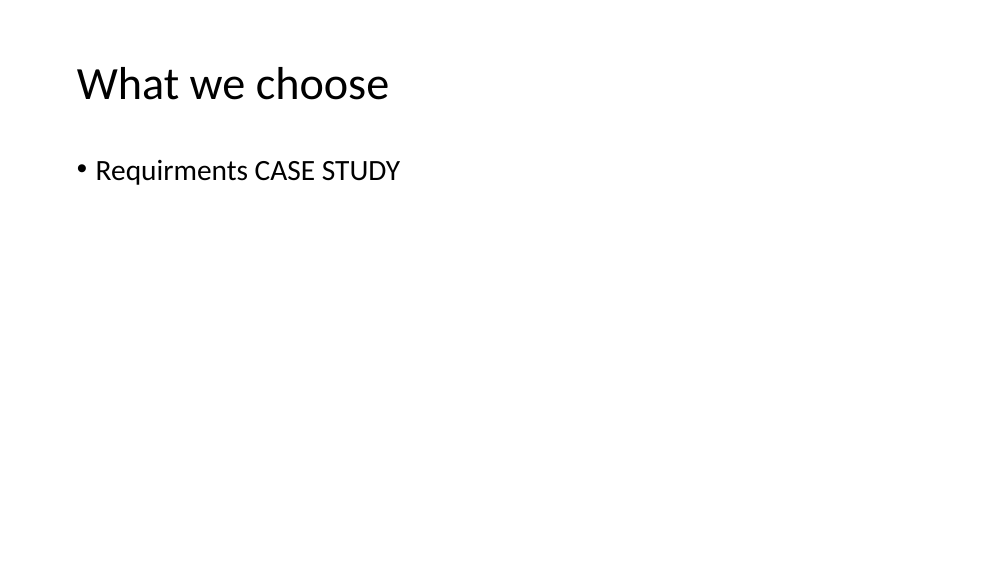
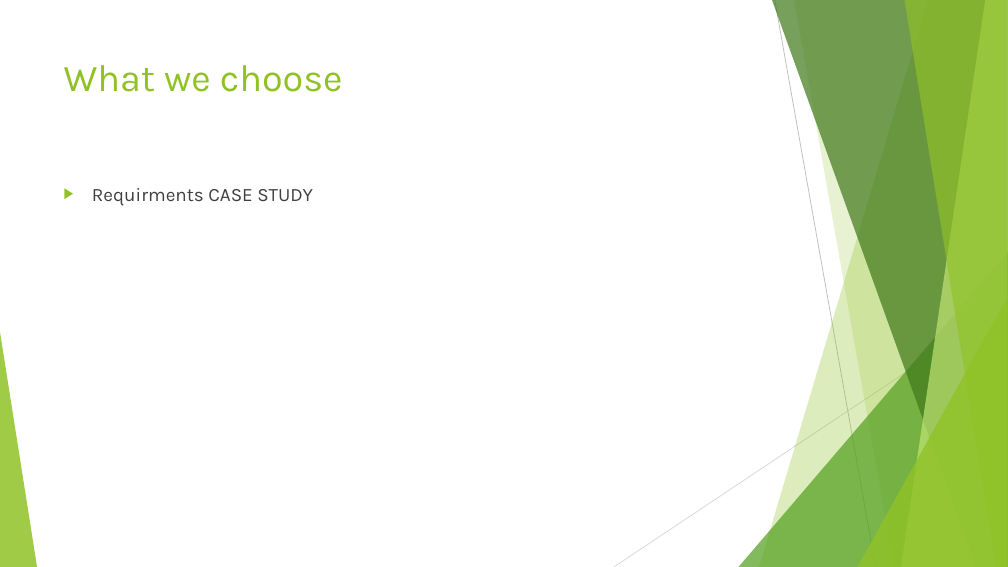
Before and after one commit to ASA786/supermarket_app, a slide deck: slide 2 of Team Project/Presentation.pptx. Drawn at 1008x567 pixels with LibreOffice and Linux fonts; fonts in the diff are those of the drawing. Boxes give left, top, right and bottom in pixels: in the first picture for what was removed or moved away, otherwise in the second. Text is boxed around its words. In the diff, an @@ line names an element or a change of style, - is before the commit and + after.

```diff
--- a/Team Project/Presentation.pptx
+++ b/Team Project/Presentation.pptx
@@ title "What we choose": place and size @@
-title "What we choose" at box(77, 67, 389, 100)
+title "What we choose" at box(64, 65, 343, 92)
@@ title "What we choose" at box(64, 65, 343, 92): size 44 to 36 pt, font Calibri to Karla, text colour #000000 to #90C226; line spacing 0.9 to 1; vertical alignment middle to top @@
@@ text "Requirments CASE STUDY": place and size @@
-text "Requirments CASE STUDY" at box(96, 160, 400, 185)
+text "Requirments CASE STUDY" at box(92, 188, 313, 206)
@@ text "Requirments CASE STUDY" at box(92, 188, 313, 206): size 28 to 18 pt, font Calibri to Karla, text colour #000000 to #404040; bullet • to ▶; line spacing 0.9 to 1 @@
@@ group added at box(0, 0, 1008, 567): 5 freeform shapes, 3 triangles, 2 lines @@
```
Also in this commit, not shown: 8 other slides changed, 2 slides added, 1 slide removed.
